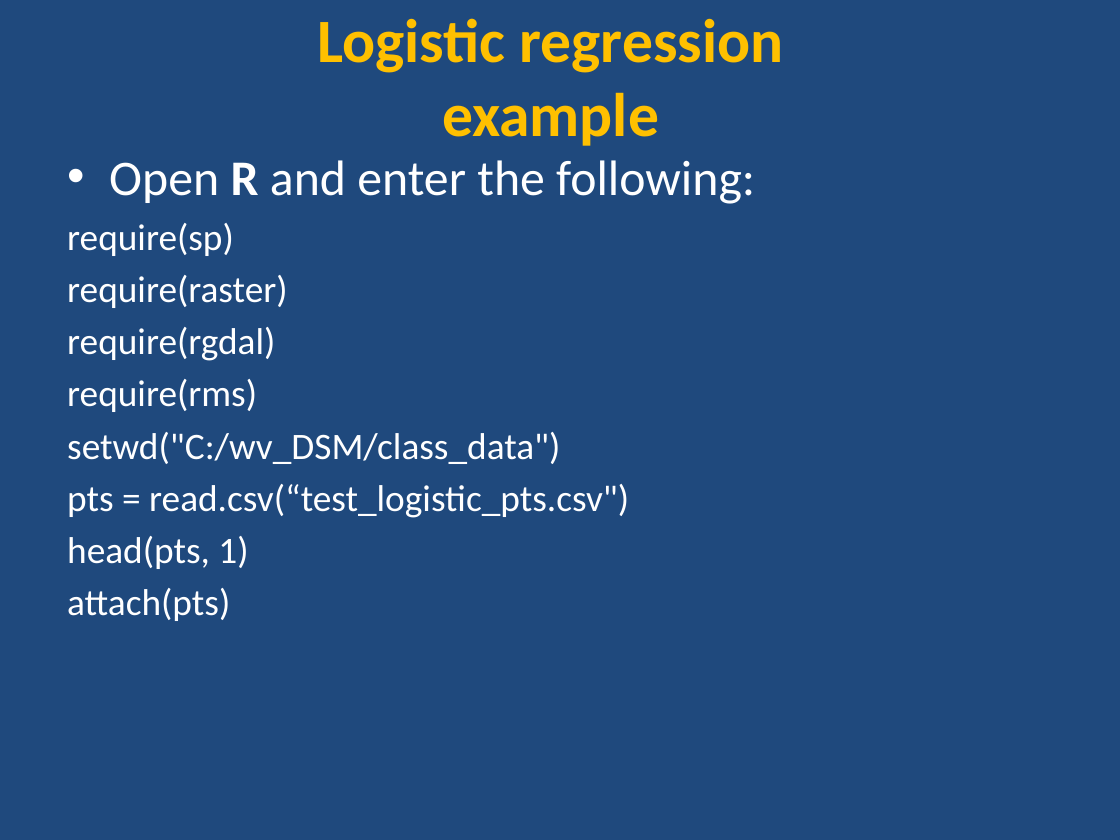
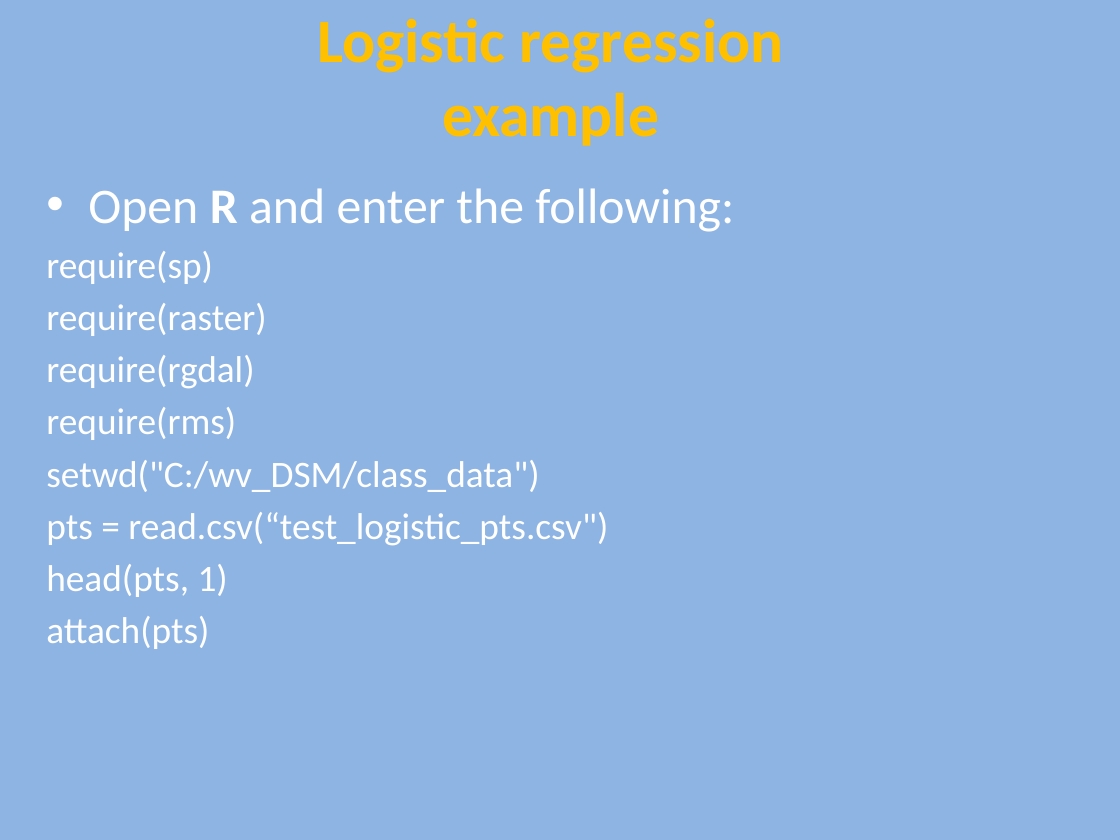
Before and after one commit to ncss-tech/stats_for_soil_survey, a slide deck: slide 19 of presentations/logistic_regression/Logistic.pptx (slide 7 before the commit). Drawn at 1120x840 pixels with LibreOffice and Linux fonts; fonts in the diff are those of the drawing. Boxes give left, top, right and bottom in pixels: in the first picture for what was removed or moved away, otherwise in the second. Text is boxed around its words. In the diff, an @@ line names an element or a change of style, - is before the commit and + after.

Commit message:
updates to logistic

```diff
--- a/presentations/logistic_regression/Logistic.pptx
+++ b/presentations/logistic_regression/Logistic.pptx
@@ background #1F497D to #8EB4E3 @@
@@ text "Open R and enter the ...": place and size @@
-text "Open R and enter the ..." at [67,160,755,621]
+text "Open R and enter the ..." at [46,188,734,649]
```
Also in this commit, not shown: 16 other slides changed, 12 slides added, 1 other file.
